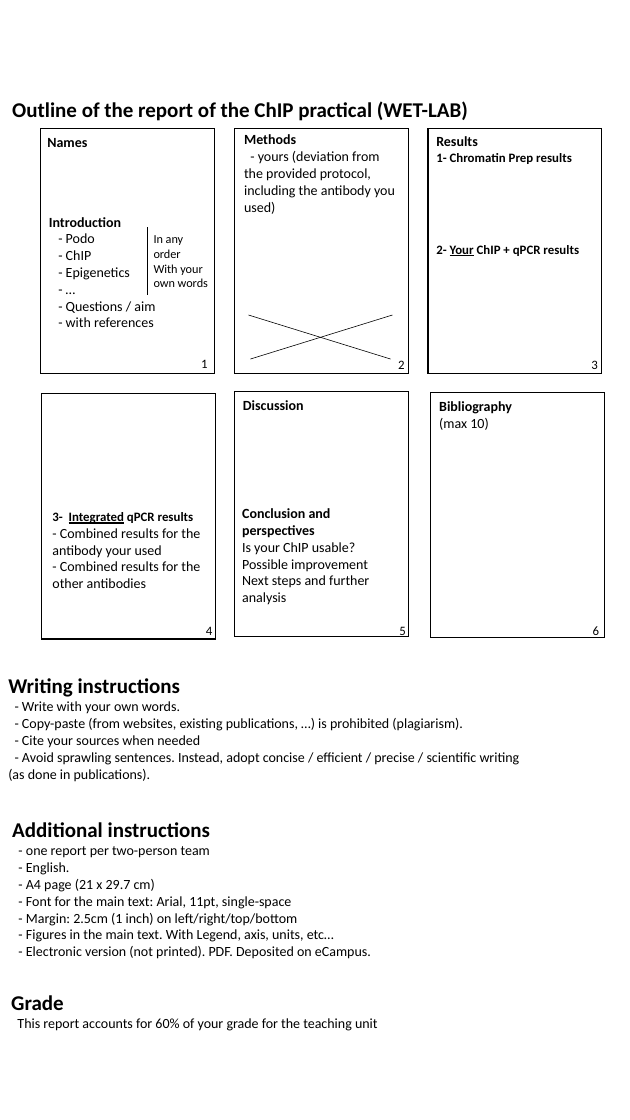
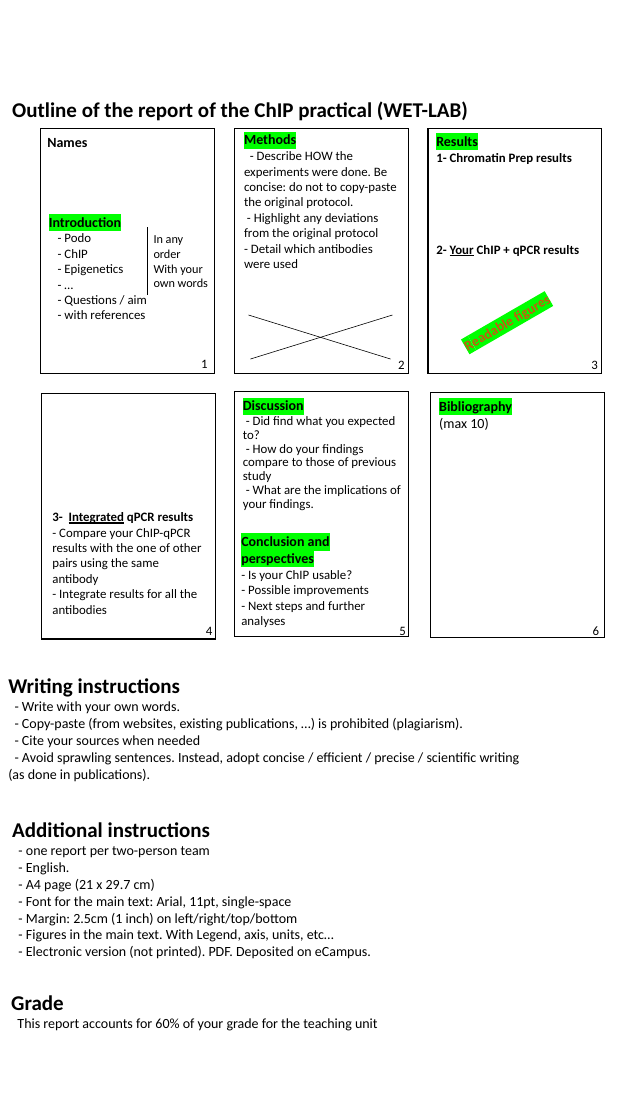
Before and after one commit to PierreGrognet/ChIPseq_Workshop, a slide deck: slide 1 of Pictures/Report.pptx. Drawn at 630x1120 pixels with LibreOffice and Linux fonts; fonts in the diff are those of the drawing. Boxes give left, top, right and bottom in pixels: in the first picture for what was removed or moved away, otherwise in the second. Text is boxed around its words. In the diff, an @@ line names an element or a change of style, - is before the commit and + after.

```diff
--- a/Pictures/Report.pptx
+++ b/Pictures/Report.pptx
@@ text at (x1=244, y1=134, x2=296, y2=144): highlight none to #00FF00 in "Methods" @@
@@ text at (x1=436, y1=136, x2=478, y2=146): highlight none to #00FF00 in "Results" @@
@@ text at (x1=244, y1=151, x2=397, y2=268): text changed; size 12 to 11 pt @@
-- yours (deviation from the provided protocol, including the antibody you used)
+- Describe HOW the experiments were done. Be concise: do not to copy-paste the original protocol.
+- Highlight any deviations from the original protocol
+- Detail which antibodies were used
@@ text "Introduction" at (x1=49, y1=217, x2=147, y2=319): highlight none to #00FF00 in "Introduction"; size 12 to 11 pt in "- Podo", "- ChIP", "- Epigenetics", "- …" and 2 more places @@
@@ text added at (x1=452, y1=282, x2=564, y2=361), 12 pt, text #C55A11, bold @@
+Readable figures
@@ text "Discussion" at (x1=243, y1=414, x2=401, y2=510): highlight none to #00FF00 in "Discussion" @@
@@ text at (x1=243, y1=414, x2=401, y2=510): paragraphs added @@
+- Did find what you expected to?
+- How do your findings compare to those of previous study
+- What are the implications of your findings.
@@ text at (x1=439, y1=401, x2=512, y2=414): highlight none to #00FF00 in "Bibliography" @@
@@ text at (x1=52, y1=528, x2=202, y2=614): text changed; size 12 to 11 pt @@
-- Combined results for the antibody your used
-- Combined results for the other antibodies
+- Compare your ChIP-qPCR results with the one of other pairs using the same antibody
+- Integrate results for all the antibodies
@@ text "Conclusion and perspectives" moved from (x1=242, y1=508, x2=369, y2=605) to (x1=241, y1=536, x2=369, y2=627) @@
@@ text at (x1=241, y1=536, x2=330, y2=566): highlight none to #00FF00 in "Conclusion and perspectives" @@
@@ text at (x1=241, y1=570, x2=369, y2=627): text changed; size 12 to 11 pt @@
-Is your ChIP usable?
-Possible improvement
-Next steps and further analysis
+- Is your ChIP usable?
+- Possible improvements
+- Next steps and further analyses
```
Also in this commit, not shown: 26 other files.
